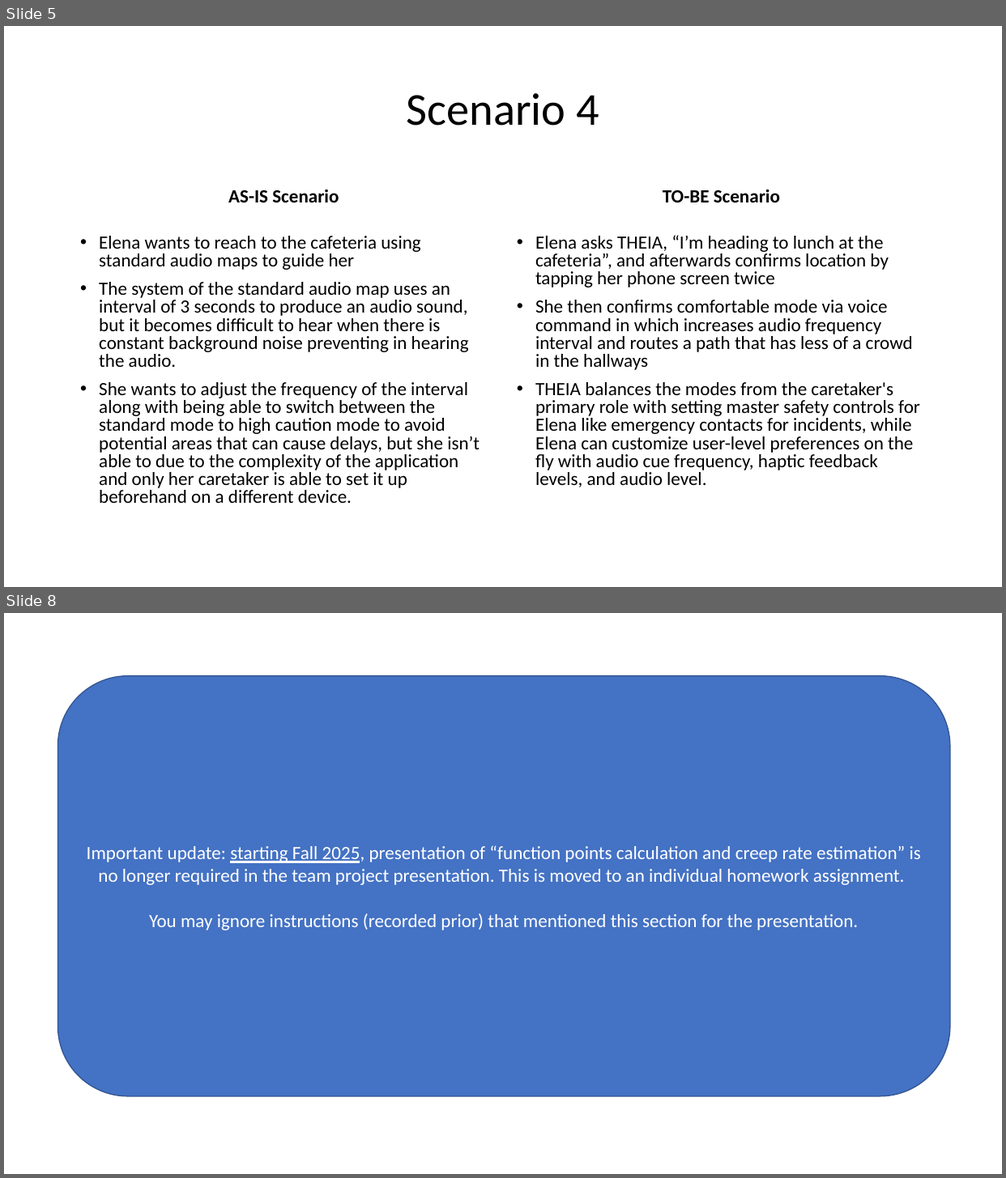
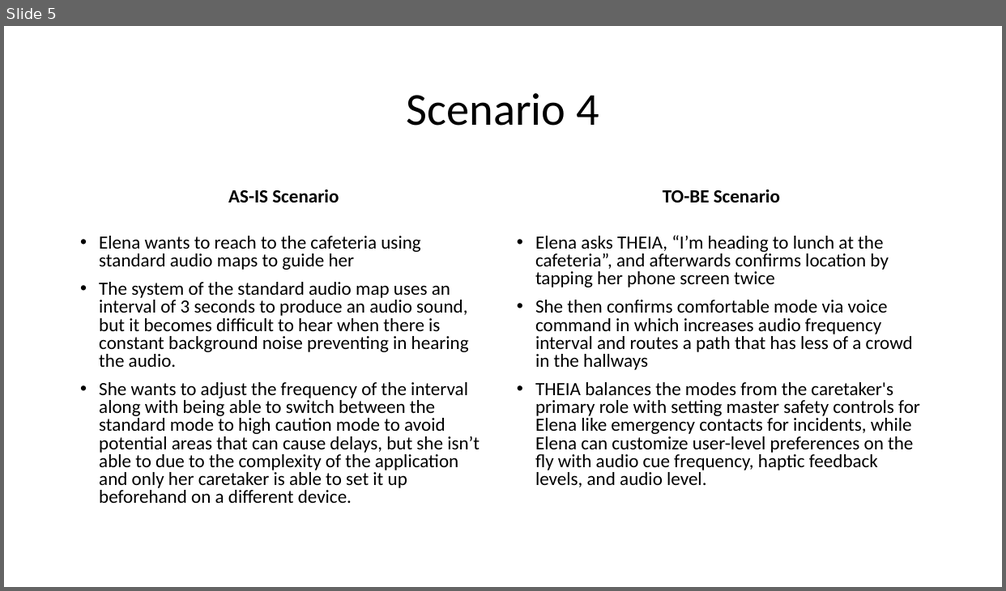
Before and after one commit to nemonto/cpts484-theia-ev, a slide deck: docs/phase1/02-as-is-to-be/Theia-AS-IS_and_TO-BE_v2.0 (1).pptx. Shown one above the other, each under a label of ours: slides 5 and 8 before the commit, slide 5 after it; the slides between them are not shown. The pictures are 1006x1178 and 1006x591 pixels, drawn with LibreOffice and Linux fonts; fonts in the diff are those of the drawing. Boxes give left, top, right and bottom in pixels: in the first picture for what was removed or moved away, otherwise in the second. Text is boxed around its words. In the diff, an @@ line names an element or a change of style, - is before the commit and + after.

Commit message:
Completed Version of AS-IS TO-BE Presentation
Ready for review by team before recording

```diff
--- a/docs/phase1/02-as-is-to-be/Theia-AS-IS_and_TO-BE_v2.0 (1).pptx
+++ b/docs/phase1/02-as-is-to-be/Theia-AS-IS_and_TO-BE_v2.0 (1).pptx
@@ slide 8 removed at (4,613,1002,1174), background #FFFFFF @@
@@ rounded rectangle removed at (58,676,950,1097) @@
-Important update: starting Fall 2025, presentation of “function points calculation and creep rate estimation” is no longer required in the team project presentation. This is moved to an individual homework assignment.
-You may ignore instructions (recorded prior) that mentioned this section for the presentation.
```
Also in this commit, not shown: 2 slides added, 2 other slides removed.
